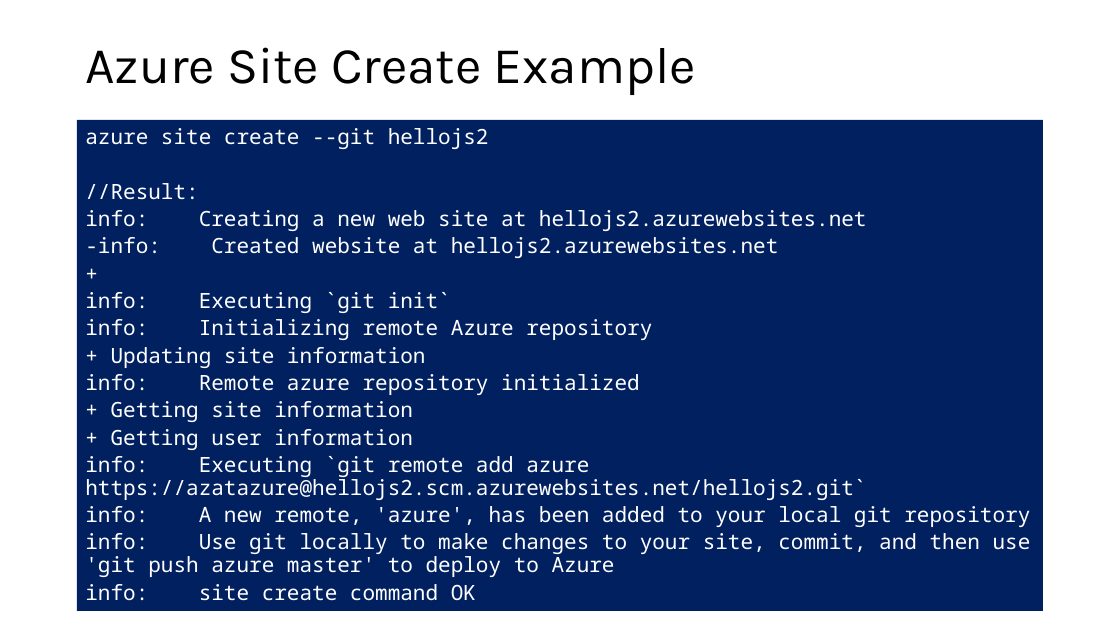
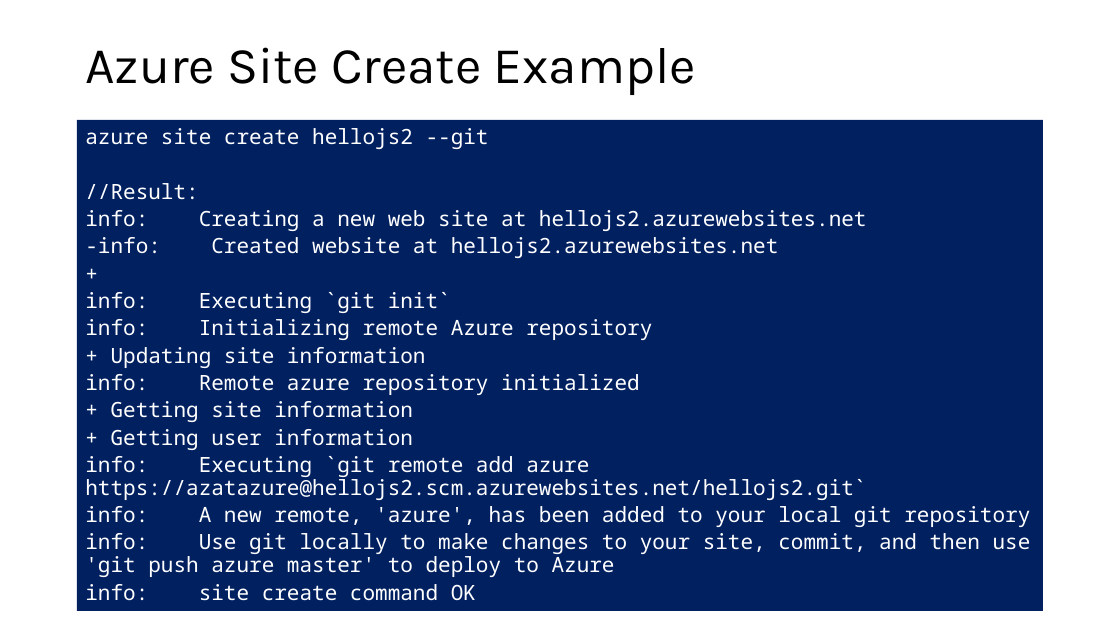
Before and after one commit to microsoft/AcademicContent, a slide deck: slide 13 of Complimentary Course Content/Module2/Lessons/Module2_Lesson8 Deploying Node.js Web Applications to Azure.pptx. Drawn at 1120x630 pixels with LibreOffice and Linux fonts; fonts in the diff are those of the drawing. Boxes give left, top, right and bottom in pixels: in the first picture for what was removed or moved away, otherwise in the second. Text is boxed around its words. In the diff, an @@ line names an element or a change of style, - is before the commit and + after.

```diff
--- a/Complimentary Course Content/Module2/Lessons/Module2_Lesson8 Deploying Node.js Web Applications to Azure.pptx
+++ b/Complimentary Course Content/Module2/Lessons/Module2_Lesson8 Deploying Node.js Web Applications to Azure.pptx
@@ text at <box>85,128,489,149</box>: text changed @@
-azure site create --git hellojs2
+azure site create hellojs2 --git
```
Also in this commit, not shown: 2 other slides changed, 9 other files.
